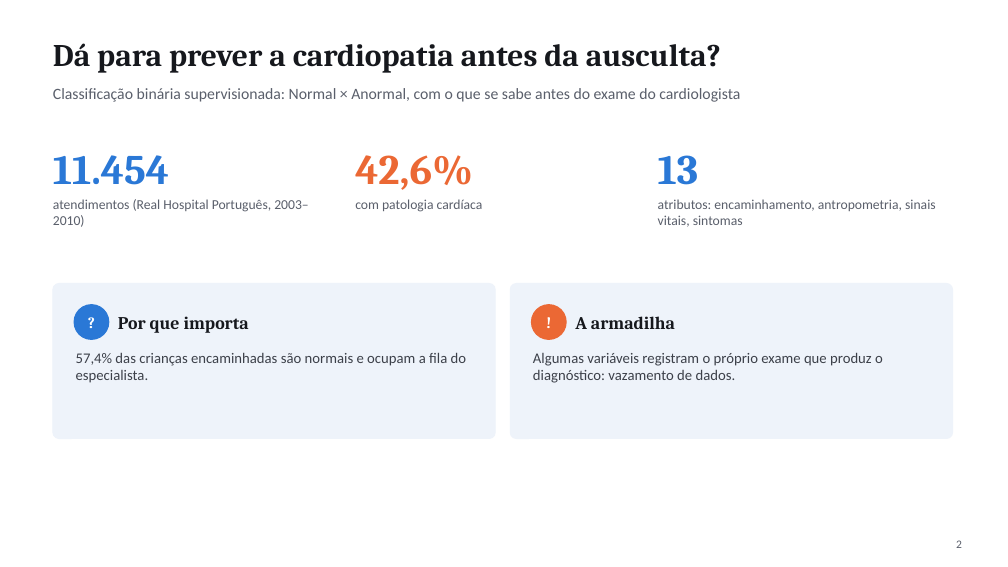
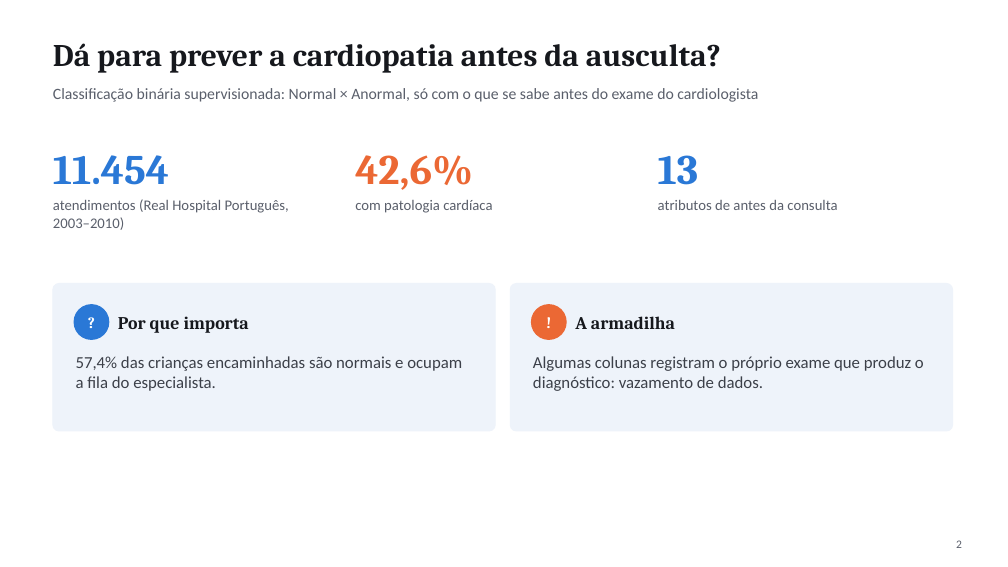
Before and after one commit to Murilo-Uchoa/mineracao-triagem-cardiopatia, a slide deck: slide 2 of slides/Apresentacao_A2.pptx. Drawn at 1008x567 pixels with LibreOffice and Linux fonts; fonts in the diff are those of the drawing. Boxes give left, top, right and bottom in pixels: in the first picture for what was removed or moved away, otherwise in the second. Text is boxed around its words. In the diff, an @@ line names an element or a change of style, - is before the commit and + after.

```diff
--- a/slides/Apresentacao_A2.pptx
+++ b/slides/Apresentacao_A2.pptx
@@ text at (53, 88, 758, 102): text changed @@
-Classificação binária supervisionada: Normal × Anormal, com o que se sabe antes do exame do cardiologista
+Classificação binária supervisionada: Normal × Anormal, só com o que se sabe antes do exame do cardiologista
@@ text "atendimentos (Real Hospital Português, 2003–2010)" at (53, 199, 289, 230): size 13 to 14 pt @@
@@ text "com patologia cardíaca" at (355, 200, 492, 213): size 13 to 14 pt @@
@@ text at (658, 200, 837, 210): text changed; size 13 to 14 pt @@
-atributos: encaminhamento, antropometria, sinais vitais, sintomas
+atributos de antes da consulta
@@ rounded rectangle: place and size @@
-rounded rectangle at (53, 284, 495, 439)
+rounded rectangle at (53, 284, 495, 431)
@@ rounded rectangle at (53, 284, 495, 431): proportions changed @@
@@ rounded rectangle at (510, 284, 953, 431): proportions changed @@
@@ rounded rectangle: place and size @@
-rounded rectangle at (510, 284, 953, 439)
+rounded rectangle at (510, 284, 953, 431)
@@ text "57,4% das crianças encaminhadas são ..." at (76, 356, 462, 391): size 14 to 16 pt @@
@@ text at (533, 356, 924, 391): text changed; size 14 to 16 pt @@
-Algumas variáveis registram o próprio exame que produz o diagnóstico: vazamento de dados.
+Algumas colunas registram o próprio exame que produz o diagnóstico: vazamento de dados.
```
Also in this commit, not shown: 9 other slides changed, 3 slides added, 2 slides removed, 3 other files.
